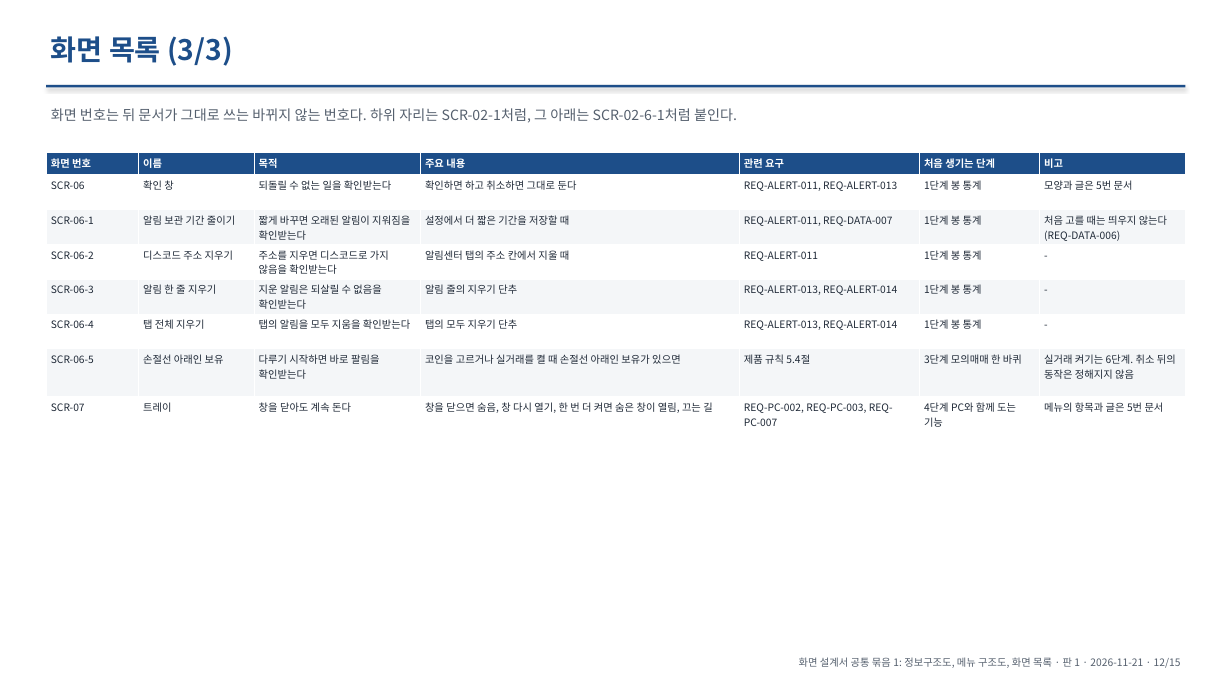
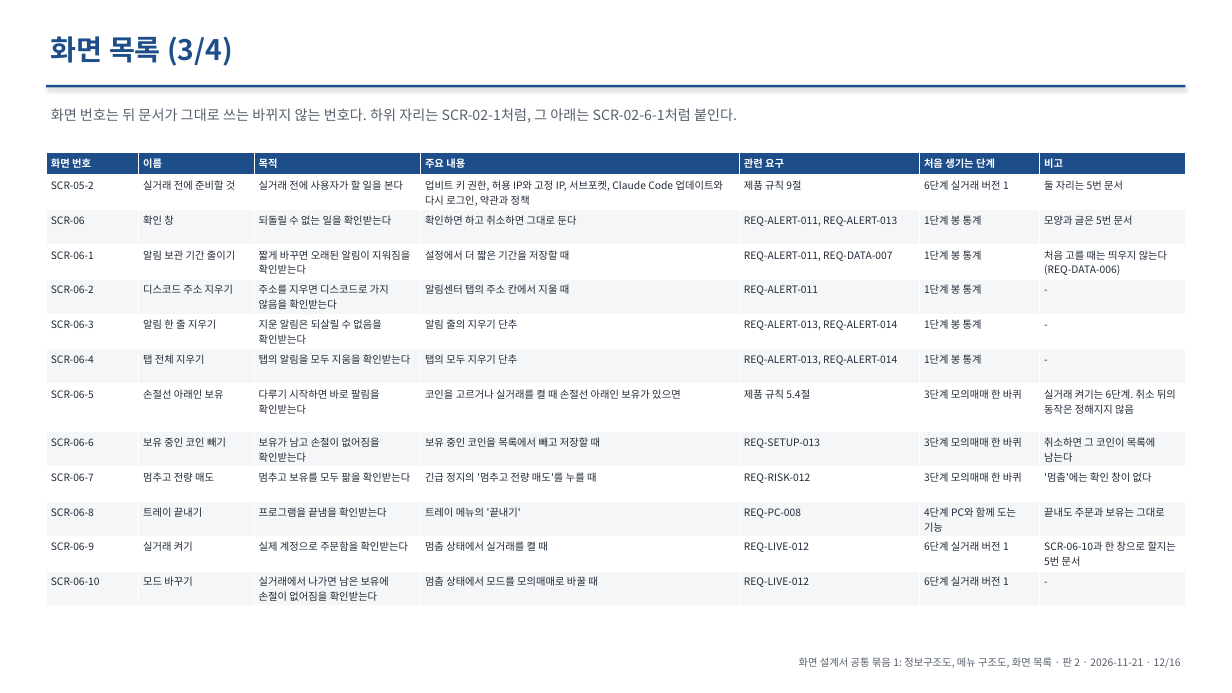
Before and after one commit to khy920723/coin-report-trader, a slide deck: slide 12 of docs/screen-design/00-common.pptx. Drawn at 1232x693 pixels with LibreOffice and Linux fonts; fonts in the diff are those of the drawing. Boxes give left, top, right and bottom in pixels: in the first picture for what was removed or moved away, otherwise in the second. Text is boxed around its words. In the diff, an @@ line names an element or a change of style, - is before the commit and + after.

```diff
--- a/docs/screen-design/00-common.pptx
+++ b/docs/screen-design/00-common.pptx
@@ text at box(51, 36, 232, 66): text changed @@
-화면 목록 (3/3)
+화면 목록 (3/4)
@@ table at box(46, 152, 1186, 606) @@
+row 2: SCR-05-2 | 실거래 전에 준비할 것 | 실거래 전에 사용자가 할 일을 본다 | 업비트 키 권한, 허용 IP와 고정 IP, 서브포켓, Claude Code 업데이트와 다시 로그인, 약관과 정책 | 제품 규칙 9절 | 6단계 실거래 버전 1 | 둘 자리는 5번 문서
-row 8: SCR-07 | 트레이 | 창을 닫아도 계속 돈다 | 창을 닫으면 숨음, 창 다시 열기, 한 번 더 켜면 숨은 창이 열림, 끄는 길 | REQ-PC-002, REQ-PC-003, REQ-PC-007 | 4단계 PC와 함께 도는 기능 | 메뉴의 항목과 글은 5번 문서
+row 9: SCR-06-6 | 보유 중인 코인 빼기 | 보유가 남고 손절이 없어짐을 확인받는다 | 보유 중인 코인을 목록에서 빼고 저장할 때 | REQ-SETUP-013 | 3단계 모의매매 한 바퀴 | 취소하면 그 코인이 목록에 남는다
+row 10: SCR-06-7 | 멈추고 전량 매도 | 멈추고 보유를 모두 팖을 확인받는다 | 긴급 정지의 '멈추고 전량 매도'를 누를 때 | REQ-RISK-012 | 3단계 모의매매 한 바퀴 | '멈춤'에는 확인 창이 없다
+row 11: SCR-06-8 | 트레이 끝내기 | 프로그램을 끝냄을 확인받는다 | 트레이 메뉴의 '끝내기' | REQ-PC-008 | 4단계 PC와 함께 도는 기능 | 끝내도 주문과 보유는 그대로
+row 12: SCR-06-9 | 실거래 켜기 | 실제 계정으로 주문함을 확인받는다 | 멈춤 상태에서 실거래를 켤 때 | REQ-LIVE-012 | 6단계 실거래 버전 1 | SCR-06-10과 한 창으로 할지는 5번 문서
+row 13: SCR-06-10 | 모드 바꾸기 | 실거래에서 나가면 남은 보유에 손절이 없어짐을 확인받는다 | 멈춤 상태에서 모드를 모의매매로 바꿀 때 | REQ-LIVE-012 | 6단계 실거래 버전 1 | -
@@ text at box(799, 657, 1181, 668): text changed @@
-화면 설계서 공통 묶음 1: 정보구조도, 메뉴 구조도, 화면 목록 · 판 1 · 2026-11-21 · 12/15
+화면 설계서 공통 묶음 1: 정보구조도, 메뉴 구조도, 화면 목록 · 판 2 · 2026-11-21 · 12/16
```
Also in this commit, not shown: 14 other slides changed, 1 slide added, 1 other file.
